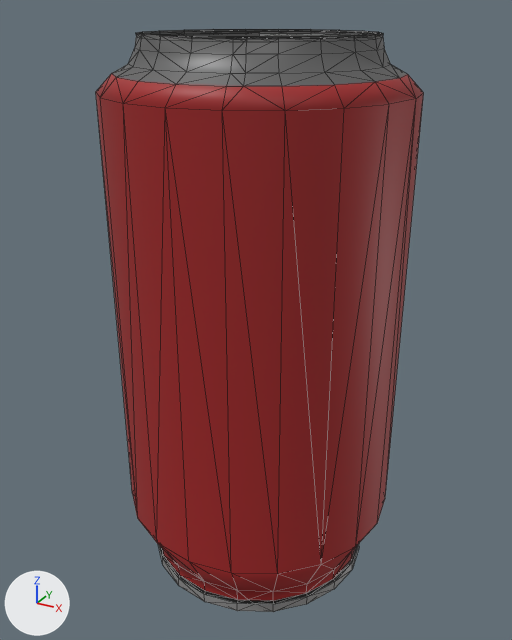
The COLLADA model src/blimp_description/meshes/blimp_body/blimp_body_cola_v2.dae: old version first, new version second.
Before and after are seen from a 50 mm camera at (0.0737, -0.1354, 0.0681) aimed at (-0.0007, -0.0002, 0.0005). The axes (+X, +Y, +Z) are drawn at lower left. The lights are the same throughout. Mesh edges are drawn as thin lines. Vertices at the same position are counted once.
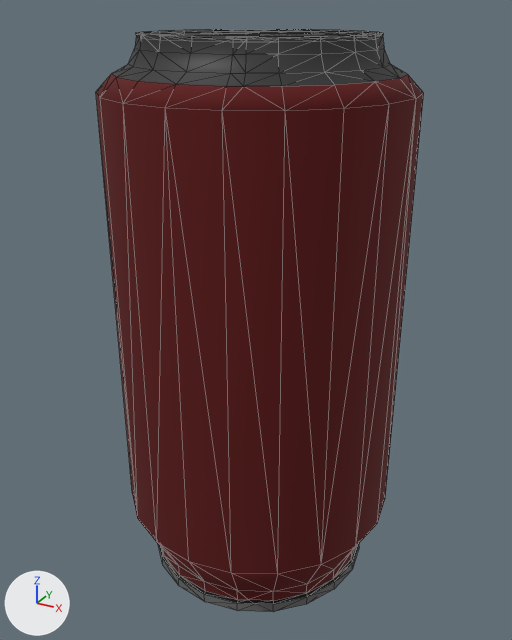
The newer file is also turned or shifted as a whole; pictures and numbers use the older file's frame.

Where the change shows, as pixel boxes [x1, y1, x2, y2] in the pictures (512 x 640 px):
part 1 of me_pcylinder1mesh_009, recoloured
    both: [112, 29, 407, 86]
part 2 of me_pcylinder1mesh_009, recoloured
    both: [96, 73, 424, 601]
part 3 of me_pcylinder1mesh_009, recoloured
    both: [160, 545, 358, 604]
part 4 of me_pcylinder1mesh_009, recoloured
    both: [158, 544, 359, 612]

What changed in the scene script:
```text
Add mat_lambert1:
    mat_lambert1 = principled_material('lambert1')
    mat_lambert1.base_color = (0.11, 0.00131, 0.00137)  # dark red #5d0405
    mat_lambert1.roughness = 0.9
Add mat_lambert2:
    mat_lambert2 = principled_material('lambert2')
    mat_lambert2.base_color = (0.125, 0.131, 0.122)  # dark grey #636562
    mat_lambert2.roughness = 0.9
Add mat_phong1:
    mat_phong1 = principled_material('phong1')
    mat_phong1.base_color = (0.0223, 0.0223, 0.0223)  # black #292929
    mat_phong1.roughness = 0.55
Add mat_blinn1:
    mat_blinn1 = principled_material('blinn1')
    mat_blinn1.base_color = (0.133, 0.133, 0.133)  # dark grey #666666
    mat_blinn1.roughness = 0.7
Add mat_lambert4:
    mat_lambert4 = principled_material('lambert4')
    mat_lambert4.base_color = (0.00105, 0.00105, 0.00105)  # black #030303
    mat_lambert4.roughness = 0.9
Change me_pcylinder1mesh_009:
    where me_pcylinder1mesh_009.from_pydata(...)  # 500 vertices, 992 faces; spans x -0.0333..0.0333, y -0.0333..0.0333, z -0.0636..0.0637
    used by ob_pcylinder1; location = (0.0, 0.0, 0.0)
    remove me_pcylinder1mesh_009.materials.append(mat_lambert2_015)  # grey #a7a9a6
    me_pcylinder1mesh_009 part 1: all 231 faces that had it switch from mat_phong1_013 (grey #707070) to mat_phong1 (black #292929)
    me_pcylinder1mesh_009 part 2: all 162 faces that had it switch from mat_lambert1_009 (red #a32324) to mat_lambert1 (dark red #5d0405)
    me_pcylinder1mesh_009 part 3: all 42 faces that had it switch from mat_lambert4_005 (black #1f1f1f) to mat_lambert4 (black #030303)
    me_pcylinder1mesh_009 part 4: all 334 faces that had it switch from mat_blinn1_009 (grey #aaaaaa) to mat_blinn1 (dark grey #666666)
    add me_pcylinder1mesh_009.materials.append(mat_lambert2)  # dark grey #636562
```
